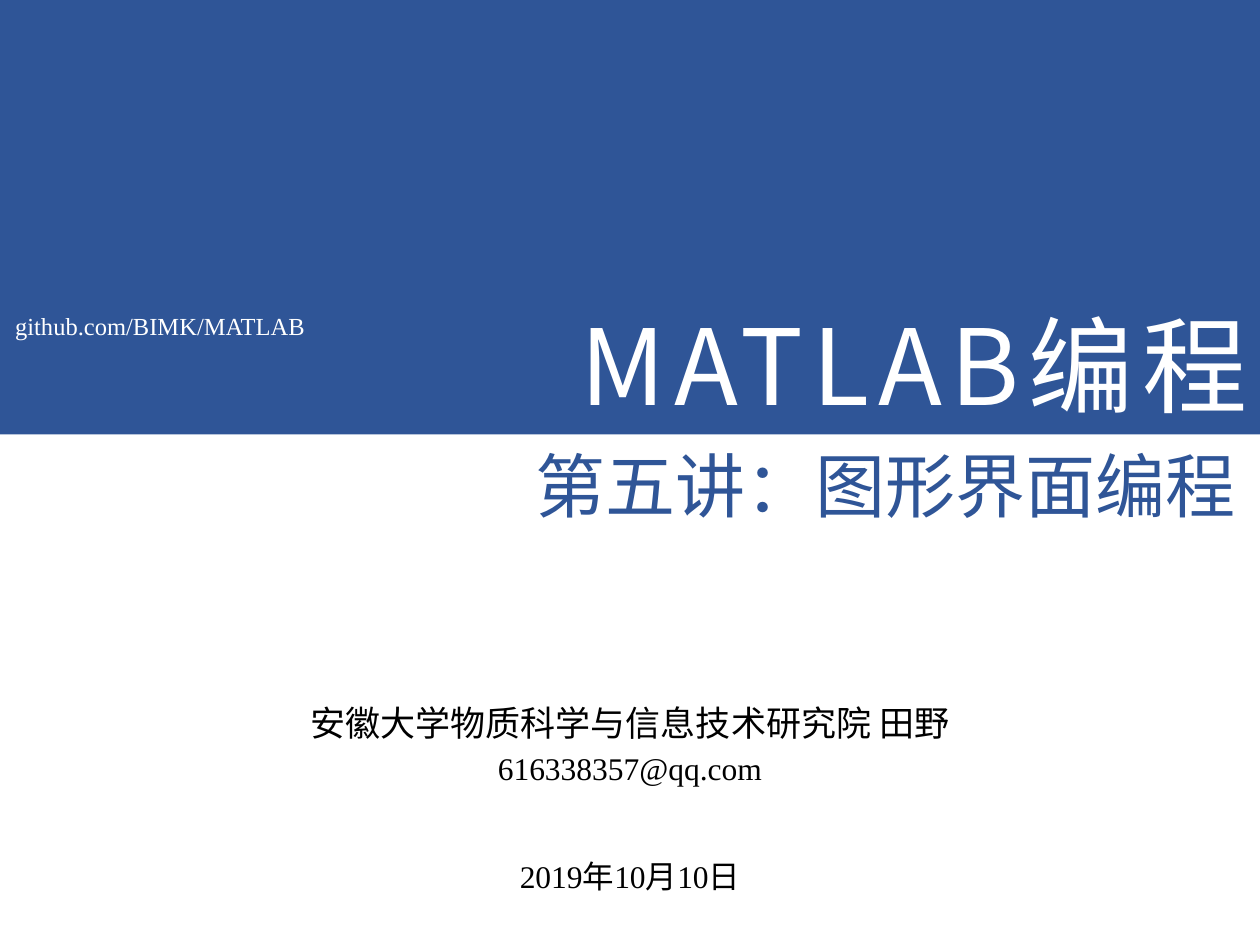
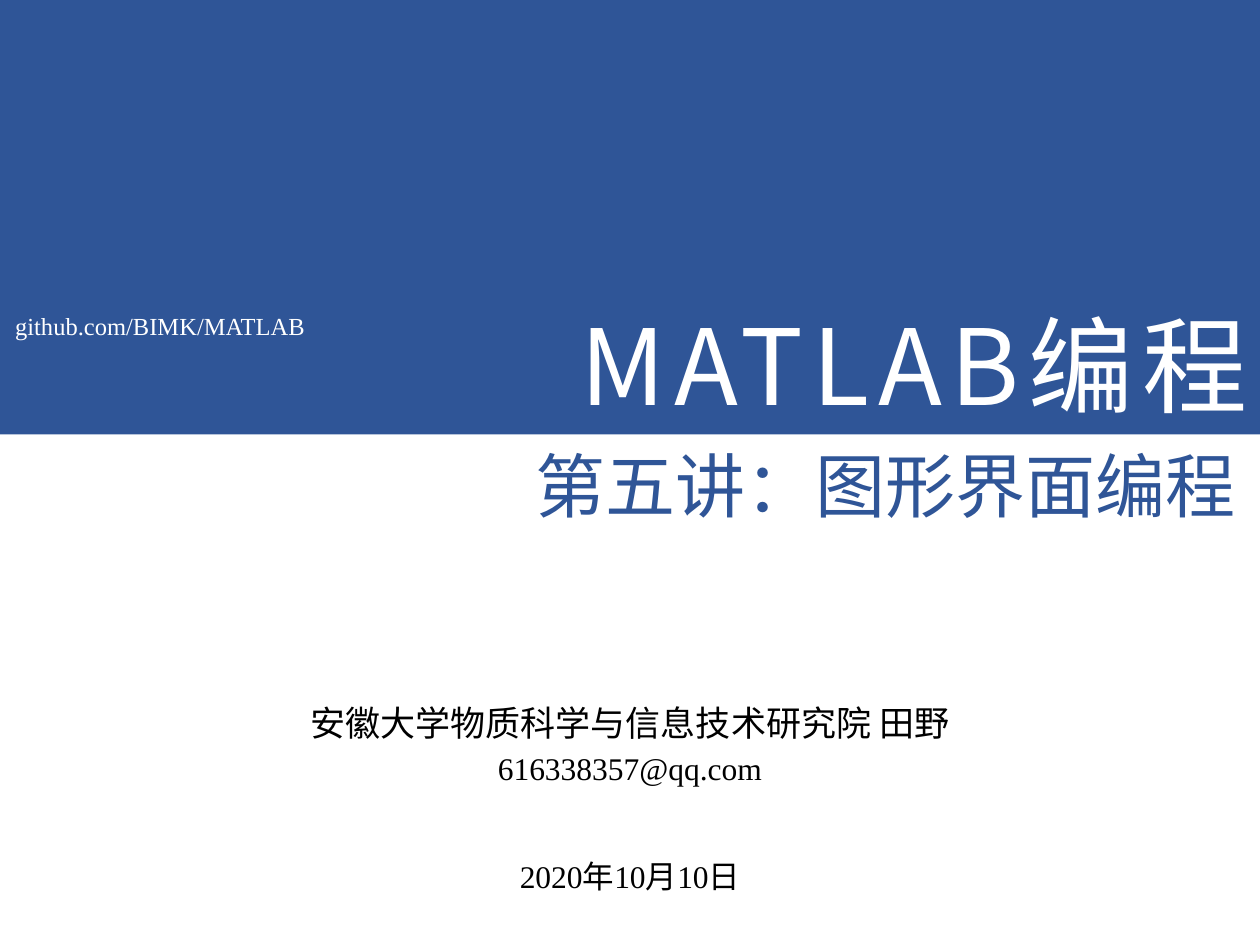
Before and after one commit to BIMK/MATLAB, a slide deck: slide 1 of slides/第5讲.pptx. Drawn at 1260x945 pixels with LibreOffice and Linux fonts; fonts in the diff are those of the drawing; background and template pictures are left out. Boxes give left, top, right and bottom in pixels: in the first picture for what was removed or moved away, otherwise in the second. Text is boxed around its words. In the diff, an @@ line names an element or a change of style, - is before the commit and + after.

```diff
--- a/slides/第5讲.pptx
+++ b/slides/第5讲.pptx
@@ text at [520, 864, 740, 891]: text changed @@
-2019年10月10日
+2020年10月10日
```
Also in this commit, not shown: 7 other files.
